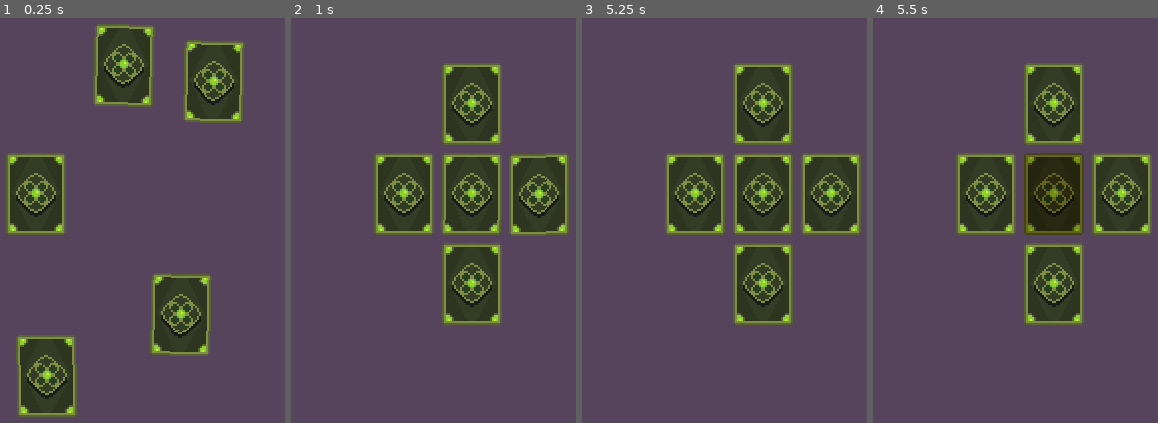
Above: before the commit, frames 1-4 (left to right).
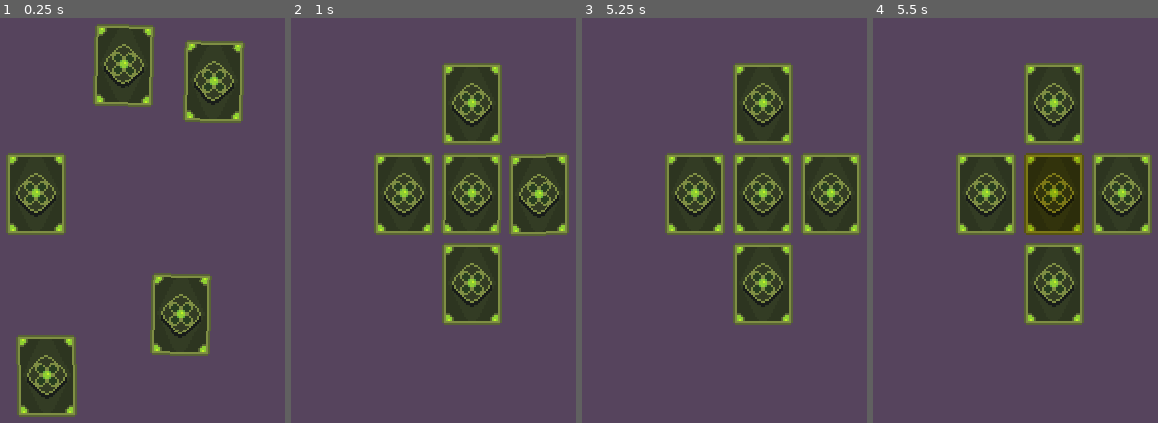
Above: after the commit, the same moments.

Repository: guilhermesgb/lonely-memory-game
Game: Godot game, scene res://Board.tscn
The game is run twice, just before and just after one commit, with the same random seed, the same clock (stepped at 60 frames per second) and the same inputs.
Inputs (mouse positions are in pixels of both pictures, inside the frame that each line leads up to):
- Up to frame 1 (0.25 s): no input
- Up to frame 2 (1 s): move the mouse to (outside the picture) at 0.52 s; click (outside the picture) at 0.67 s
- Up to frame 3 (5.25 s): drag from (624, 216) to (721, 289) at 1.27 s; tap Enter at 2, 3.5, 5 s; move the mouse to (815, 86) at 2.02 s; click (815, 86) at 2.17 s; tap Space at 2.75, 4.25 s; drag from (721, 289) to (outside the picture) at 2.77 s; move the mouse to (outside the picture) at 3.52 s; click (outside the picture) at 3.67 s; drag from (outside the picture) to (656, 74) at 4.27 s; move the mouse to (784, 192) at 5.02 s; click (784, 192) at 5.17 s
- Up to frame 4 (5.5 s): no input

Frames 1-3 are identical in both runs. In frame 4, 0.9% of the frame differs, in the area x 53-74%, y 33-54%.

Commit message:
Implement mechanics for selecting pairs and selecting winner

Diff:
--- a/Board.gd
+++ b/Board.gd
@@ -13,6 +13,9 @@
 
 var availableSlotsCounter = 0
 var occupiedSlotsCounter = 0
+
+var cardsSelectedForReveal = []
+var cardSelectedForWin = null
 
 func _ready():
 	rng.randomize()
@@ -49,6 +52,8 @@
 		card.destroy()
 
 	for card in cardsToSetup:
+		card.connect("select_for_reveal_updated", self, "_on_card_select_for_reveal_updated")
+		card.connect("select_for_win_updated", self, "_on_card_select_for_win_updated")
 		card.setup(self, rng)
 
 	cards = cardsToSetup
@@ -105,3 +110,94 @@
 		unassignedCards.append(card)
 
 	return unassignedCards[rng.randi_range(0, unassignedCards.size() - 1)]
+
+func _on_card_select_for_reveal_updated(card, selected):
+	clear_selected_cards_for_win()
+
+	var selection = update_selected_cards_for_reveal(card, selected)
+
+	if (has_enough_cards_to_reveal(selection)):
+		if revealed_cards_form_pair(selection):
+			block_revealed_cards(selection)
+
+		else:
+			block_selected_cards(selection)
+
+		clear_selected_cards_for_reveal()
+
+		var remainingCards = get_remaining_selectable_cards()
+		if singled_out_some_card(remainingCards):
+			if not unblock_cards_for_selection():
+				win_with_remaining_card(remainingCards[0])
+
+func update_selected_cards_for_reveal(card, selected):
+	if selected:
+		cardsSelectedForReveal.append(card)
+
+	elif card in cardsSelectedForReveal:
+		cardsSelectedForReveal.remove(cardsSelectedForReveal.find(card))
+
+	return cardsSelectedForReveal
+
+func has_enough_cards_to_reveal(selection):
+	return selection.size() == 2
+
+func revealed_cards_form_pair(selection):
+	return selection[0].get_assigned_type() == selection[1].get_assigned_type()
+
+func block_revealed_cards(selection):
+	for card in selection:
+		card.set_revealed_as_pair()
+
+func block_selected_cards(selection):
+	for card in selection:
+		card.set_blocked_for_selection()
+
+func clear_selected_cards_for_reveal():
+	cardsSelectedForReveal.clear()
+
+	for card in cards:
+		if card.is_selected_for_reveal():
+			card.set_as_selectable(false)
+
+func get_remaining_selectable_cards():
+	var selectableCards = []
+
+	for card in cards:
+		if card.is_blocked_for_selection() or card.is_revealed_as_pair():
+			continue
+
+		selectableCards.append(card)
+
+	return selectableCards
+
+func singled_out_some_card(remainingCards):
+	return remainingCards.size() == 1
+
+func unblock_cards_for_selection():
+	var thereWereCardsToUnblock = false
+
+	for card in cards:
+		if card.is_blocked_for_selection() or card.is_selected_for_win():
+			card.set_as_selectable(false)
+			thereWereCardsToUnblock = true
+
+	return thereWereCardsToUnblock
+
+func win_with_remaining_card(card):
+	card.set_selected_for_win(true)
+
+func _on_card_select_for_win_updated(card, selected):
+	clear_selected_cards_for_reveal()
+
+	for cardIndex in cards.size():
+		if card.name == cards[cardIndex].name:
+			continue
+
+		elif selected and cards[cardIndex].is_selected_for_win():
+			cards[cardIndex].set_as_selectable()
+
+func clear_selected_cards_for_win():
+	for card in cards:
+		if card.is_selected_for_win():
+			card.set_as_selectable(false)
--- a/Card.gd
+++ b/Card.gd
@@ -2,9 +2,17 @@
 
 const Global = preload("Global.gd")
 
+enum CardState {
+	SELECTABLE,
+	SELECTED_FOR_REVEAL,
+	SELECTED_FOR_WIN,
+	BLOCKED_FOR_SELECTION,
+	REVEALED_AS_PAIR
+}
+
 signal card_destroyed(name)
-signal select_for_reveal_updated(name)
-signal select_for_win_updated(name)
+signal select_for_reveal_updated(card, selected)
+signal select_for_win_updated(card, selected)
 
 onready var noise = OpenSimplexNoise.new()
 
@@ -15,9 +23,10 @@
 
 var targetSlot
 var isLockedToSlot
-var isSelectedForReveal
-var isSelectedForWin
+
 var assignedType = Global.CardType.NONE
+
+var currentState = CardState.SELECTABLE
 
 var rng
 
@@ -31,8 +40,6 @@
 	board.connect("preparation_done", self, "_on_preparation_done")
 
 	for card in cards:
-		card.connect("select_for_reveal_updated", self, "_on_select_for_reveal_updated")
-		card.connect("select_for_win_updated", self, "_on_select_for_win_updated")
 		card.connect("card_destroyed", self, "_on_card_destroyed")
 
 	touchInputDetector.setup(self)
@@ -49,46 +56,79 @@
 func has_assigned_type():
 	return assignedType != Global.CardType.NONE
 
+func get_assigned_type():
+	return assignedType
+
 func set_assigned_type(typeToAssign):
 	assignedType = typeToAssign
 
+func set_as_selectable(propagateUpdate):
+	do_set_state(CardState.SELECTABLE, propagateUpdate)
+
 func is_selected_for_reveal():
-	return isSelectedForReveal
-
-func set_selected_for_reveal(selected):
-	isSelectedForReveal = selected
-
-	if isSelectedForReveal:
-		emit_signal("select_for_reveal_updated", self.name)
+	return currentState == CardState.SELECTED_FOR_REVEAL
 
 func is_selected_for_win():
-	return isSelectedForWin
-
-func set_selected_for_win(selected):
-	isSelectedForWin = selected
-
-	if isSelectedForWin:
-		emit_signal("select_for_win_updated", self.name)
-
-func _on_select_for_reveal_updated(_name):
-	set_selected_for_win(false)
-
-func _on_select_for_win_updated(_name):
-	if name == self.name:
-		return
-
-	set_selected_for_reveal(false)
-	set_selected_for_win(false)
+	return currentState == CardState.SELECTED_FOR_WIN
+
+func set_selected_for_win(propagateUpdate):
+	do_set_state(CardState.SELECTED_FOR_WIN, propagateUpdate)
+
+func is_blocked_for_selection():
+	return currentState == CardState.BLOCKED_FOR_SELECTION
+
+func set_blocked_for_selection():
+	set_state(CardState.BLOCKED_FOR_SELECTION)
+
+func is_revealed_as_pair():
+	return currentState == CardState.REVEALED_AS_PAIR
+
+func set_revealed_as_pair():
+	set_state(CardState.REVEALED_AS_PAIR)
+
+func set_state(state):
+	do_set_state(state, false)
+
+func do_set_state(state, propagateUpdate):
+	var previousState = currentState
+	currentState = state
+
+	if currentState == CardState.SELECTED_FOR_WIN and propagateUpdate:
+		emit_signal("select_for_win_updated", self, true)
+
+	elif currentState == CardState.SELECTED_FOR_REVEAL and propagateUpdate:
+		emit_signal("select_for_reveal_updated", self, true)
+
+	elif currentState == CardState.SELECTABLE and propagateUpdate:
+		if previousState == CardState.SELECTED_FOR_WIN:
+			emit_signal("select_for_win_updated", self, false)
+
+		elif previousState == CardState.SELECTED_FOR_REVEAL:
+			emit_signal("select_for_reveal_updated", self, false)
 
 func render_selected_state():
-	if isSelectedForWin:
+	if currentState == CardState.REVEALED_AS_PAIR:
 		sprite.modulate = Color("#B44E39")
-
-	elif isSelectedForReveal:
+		touchInputDetector.disable()
+
+	elif currentState == CardState.BLOCKED_FOR_SELECTION:
 		sprite.modulate = Color("#C7B074")
+		touchInputDetector.disable()
+
+	elif currentState == CardState.SELECTED_FOR_WIN:
+		sprite.modulate = Color("#EE8A44")
+		touchInputDetector.enable()
+		touchInputDetector.DRAG_ENABLED = true
+
+	elif currentState == CardState.SELECTED_FOR_REVEAL:
+		sprite.modulate = Color("#FAD758")
+		touchInputDetector.enable()
+		touchInputDetector.DRAG_ENABLED = false
 
 	else:
 		sprite.modulate = Color.white
+		touchInputDetector.enable()
+		touchInputDetector.DRAG_ENABLED = false
 
 func find_nearest_unoccupied_slot():
 	isLockedToSlot = false
@@ -153,16 +193,20 @@
 	set_z_index(2)
 
 func _on_TouchInputDetector_dragged():
+	print("DRAG - " + name + "(" + String(assignedType) + ")")
 	if isLockedToSlot:
 		targetSlot.deoccupy()
 		set_z_index(1)
 	find_nearest_unoccupied_slot()
-	print("DRAG - " + String(assignedType))
 
 func _on_TouchInputDetector_tapped():
-	set_selected_for_reveal(!isSelectedForReveal)
-	print("TAP - " + String(assignedType))
+	print("TAP - " + name + "(" + String(assignedType) + ")")
+	if currentState == CardState.SELECTED_FOR_WIN or currentState == CardState.SELECTED_FOR_REVEAL:
+		do_set_state(CardState.SELECTABLE, true)
+
+	else:
+		do_set_state(CardState.SELECTED_FOR_REVEAL, true)
 
 func _on_TouchInputDetector_long_pressed():
-	set_selected_for_win(!isSelectedForWin)
-	print("LONG_PRESS - " + String(assignedType))
+	print("LONG_PRESS - " + name + "(" + String(assignedType) + ")")
+	do_set_state(CardState.SELECTED_FOR_WIN, true)
